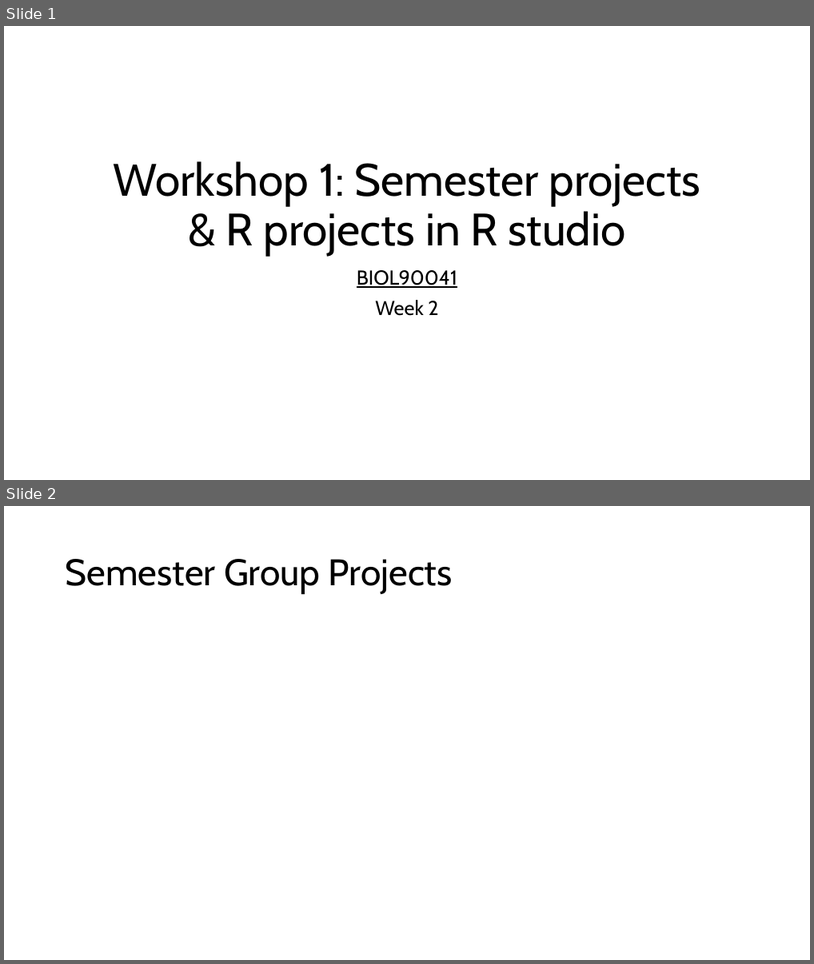
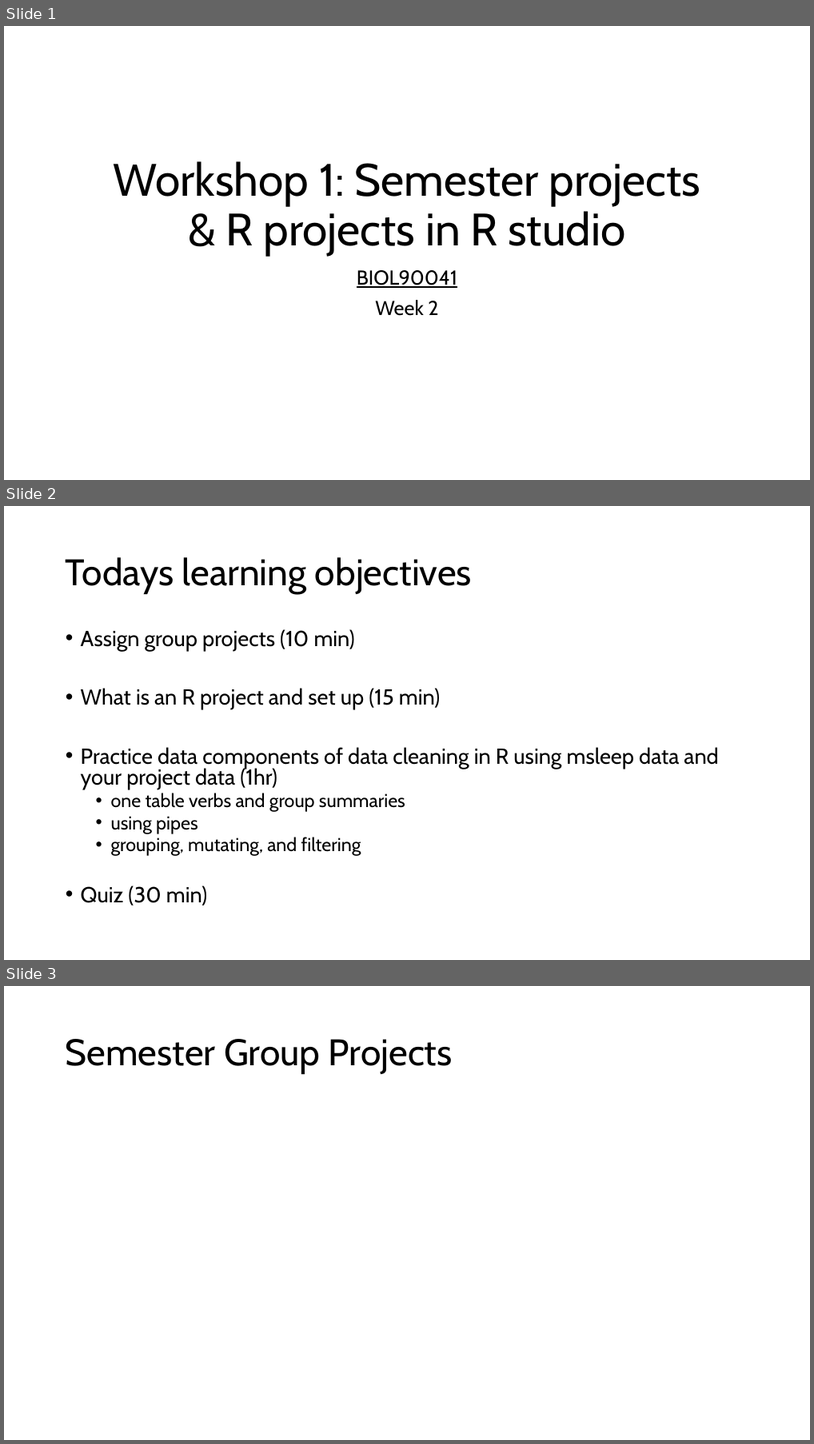
Before and after one commit to kris-wild/BIOL90041, a slide deck: Week_2/Workshop/Workshop_1.pptx. Shown one above the other, each under a label of ours: slides 1 and 2 before the commit, slides 1, 2 and 3 after it. The pictures are 814x964 and 814x1444 pixels, drawn with LibreOffice and Linux fonts; fonts in the diff are those of the drawing. Boxes give left, top, right and bottom in pixels: in the first picture for what was removed or moved away, otherwise in the second. Text is boxed around its words. In the diff, an @@ line names an element or a change of style, - is before the commit and + after.

```diff
--- a/Week_2/Workshop/Workshop_1.pptx
+++ b/Week_2/Workshop/Workshop_1.pptx
@@ slide 2 added at (4,506,810,960), background #FFFFFF @@
@@ title added at (66,557,472,594), 44 pt, text #000000 @@
+Todays learning objectives
@@ text added at (81,629,718,905), 25.9 pt, text #000000 @@
+• Assign group projects (10 min)
+• What is an R project and set up (15 min)
+• Practice data components of data cleaning in R using msleep data and your project data (1hr)
+  • one table verbs and group summaries
+  • using pipes
+  • grouping, mutating, and filtering
+• Quiz (30 min)
@@ what was slide 2 is now slide 3 @@
```
Also in this commit, not shown: 2 slides changed, 1 other slide added, 1 slide removed, 17 other files.
